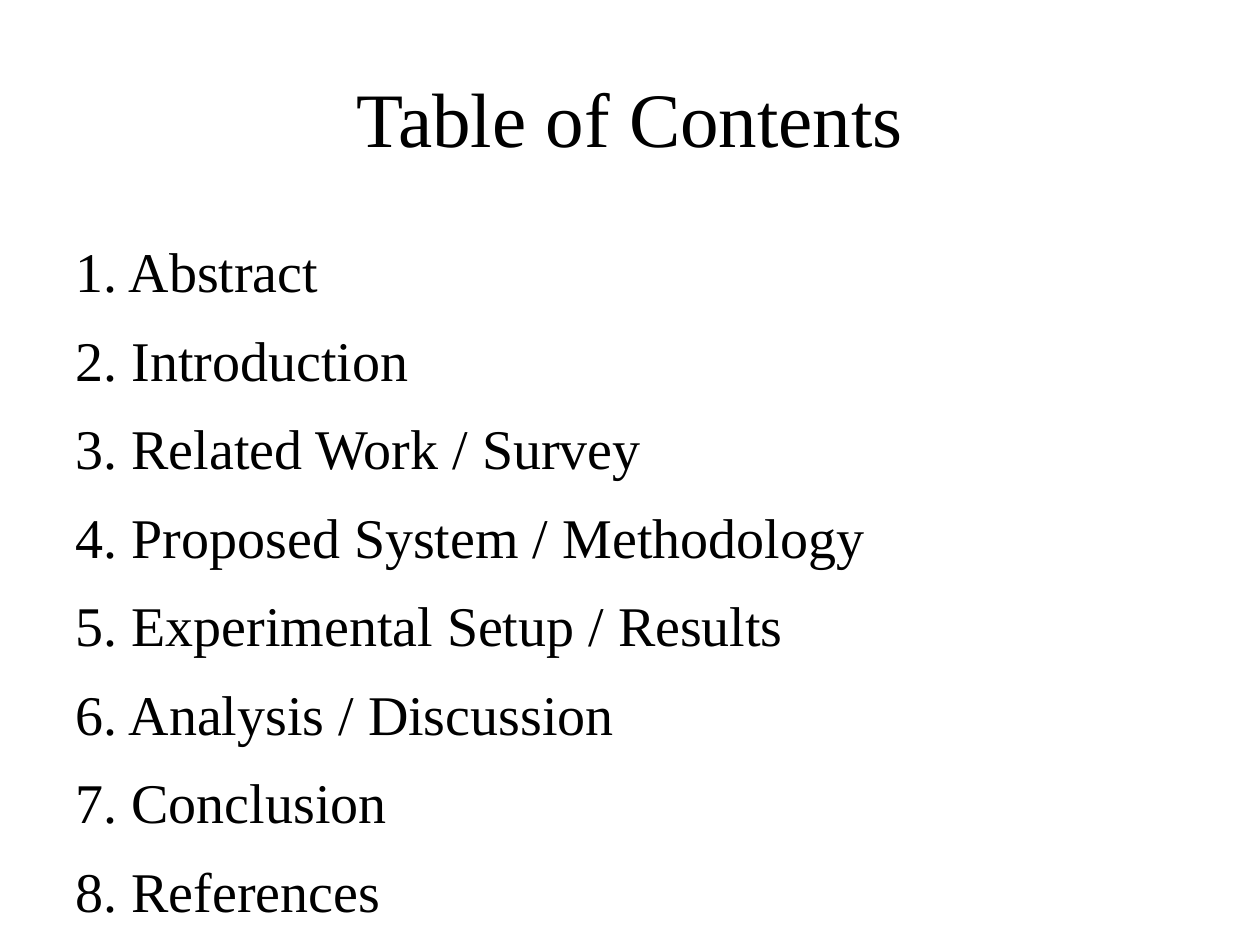
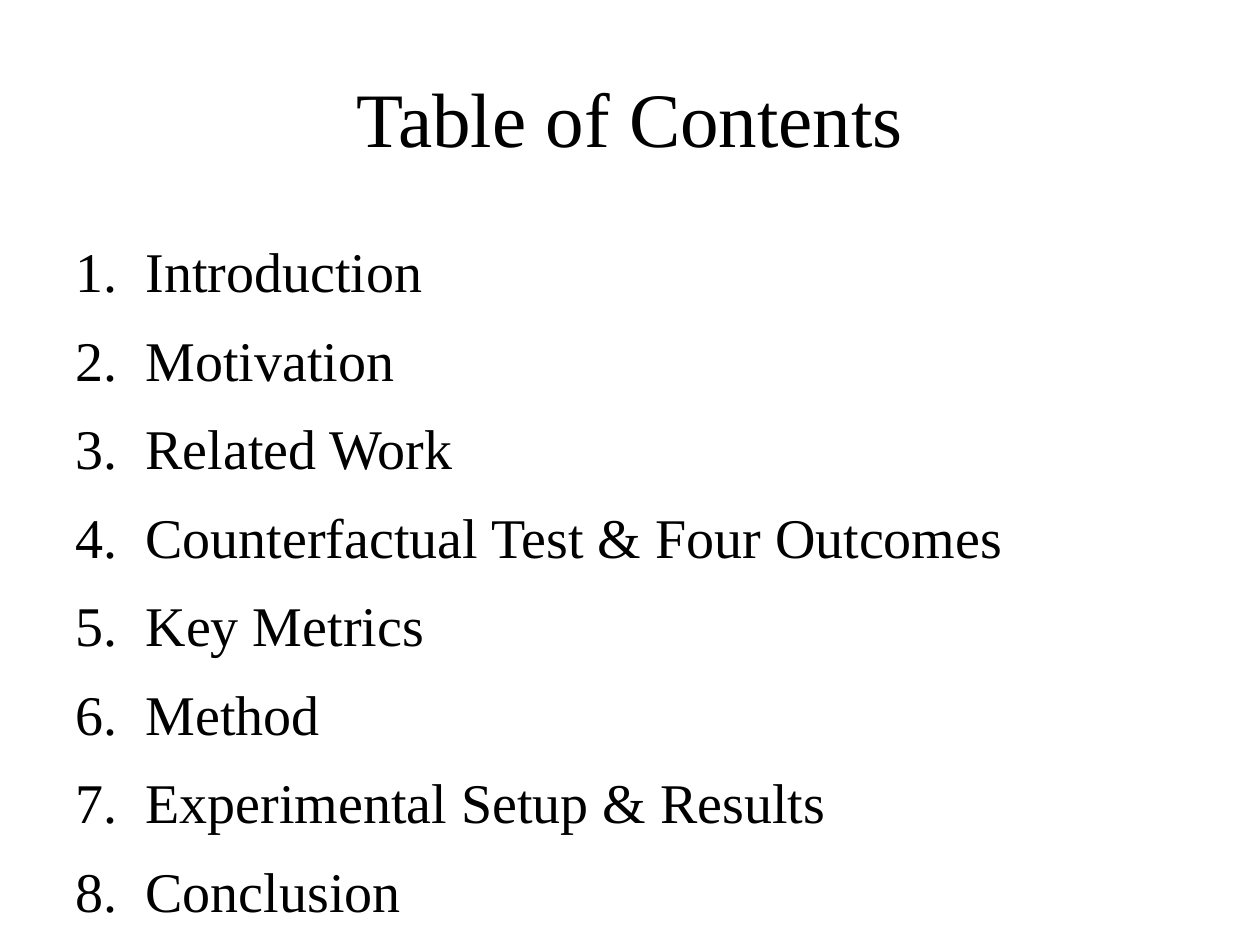
Before and after one commit to AmonWasHere/Proto, a slide deck: slide 3 of paper/ICIRSET-26_VERITAS_Presentation.pptx. Drawn at 1260x945 pixels with LibreOffice and Linux fonts; fonts in the diff are those of the drawing. Boxes give left, top, right and bottom in pixels: in the first picture for what was removed or moved away, otherwise in the second. Text is boxed around its words. In the diff, an @@ line names an element or a change of style, - is before the commit and + after.

```diff
--- a/paper/ICIRSET-26_VERITAS_Presentation.pptx
+++ b/paper/ICIRSET-26_VERITAS_Presentation.pptx
@@ text at (76, 253, 1002, 834): text changed @@
-1. Abstract
-2. Introduction
-3. Related Work / Survey
-4. Proposed System / Methodology
-5. Experimental Setup / Results
-6. Analysis / Discussion
-7. Conclusion
-8. References
+1. Introduction
+2. Motivation
+3. Related Work
+4. Counterfactual Test & Four Outcomes
+5. Key Metrics
+6. Method
+7. Experimental Setup & Results
+8. Conclusion
```
Also in this commit, not shown: 16 other slides changed, 1 other file.
